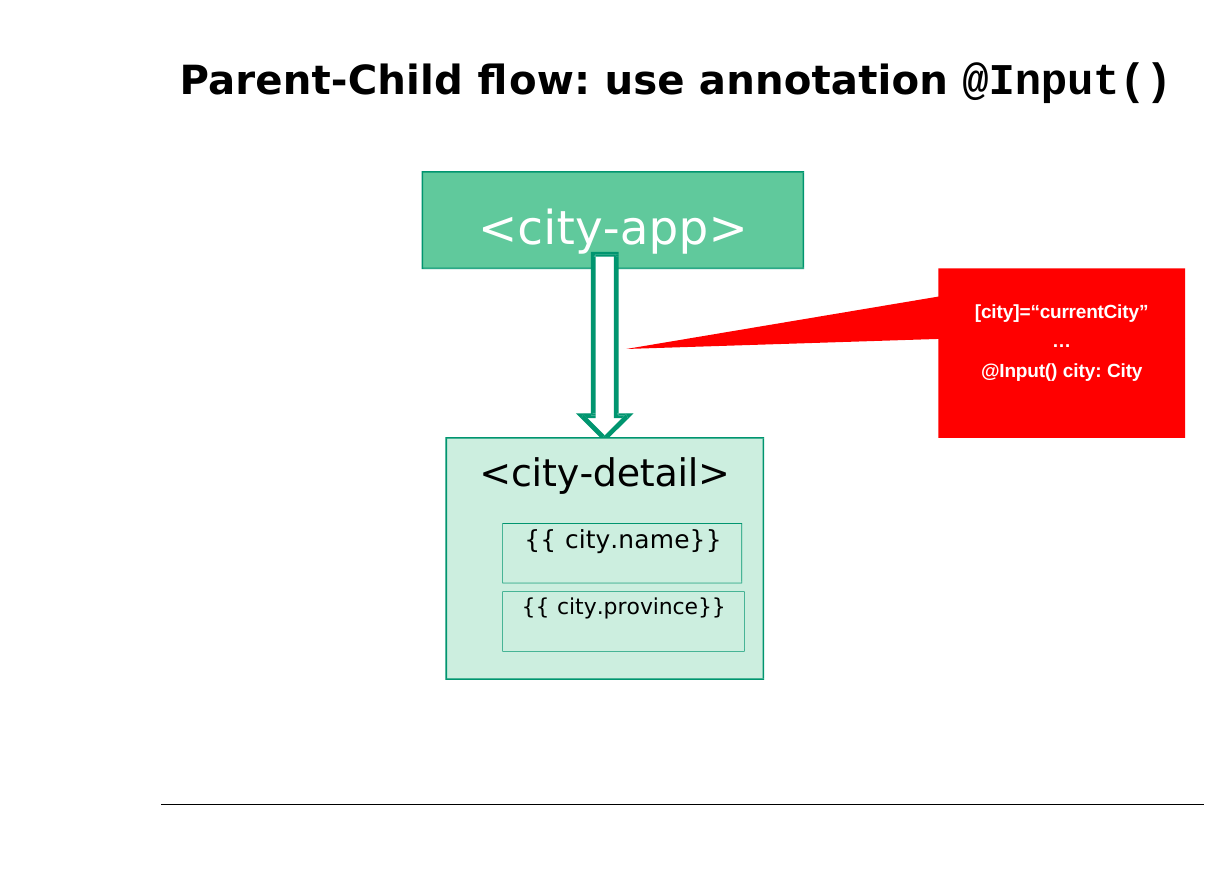
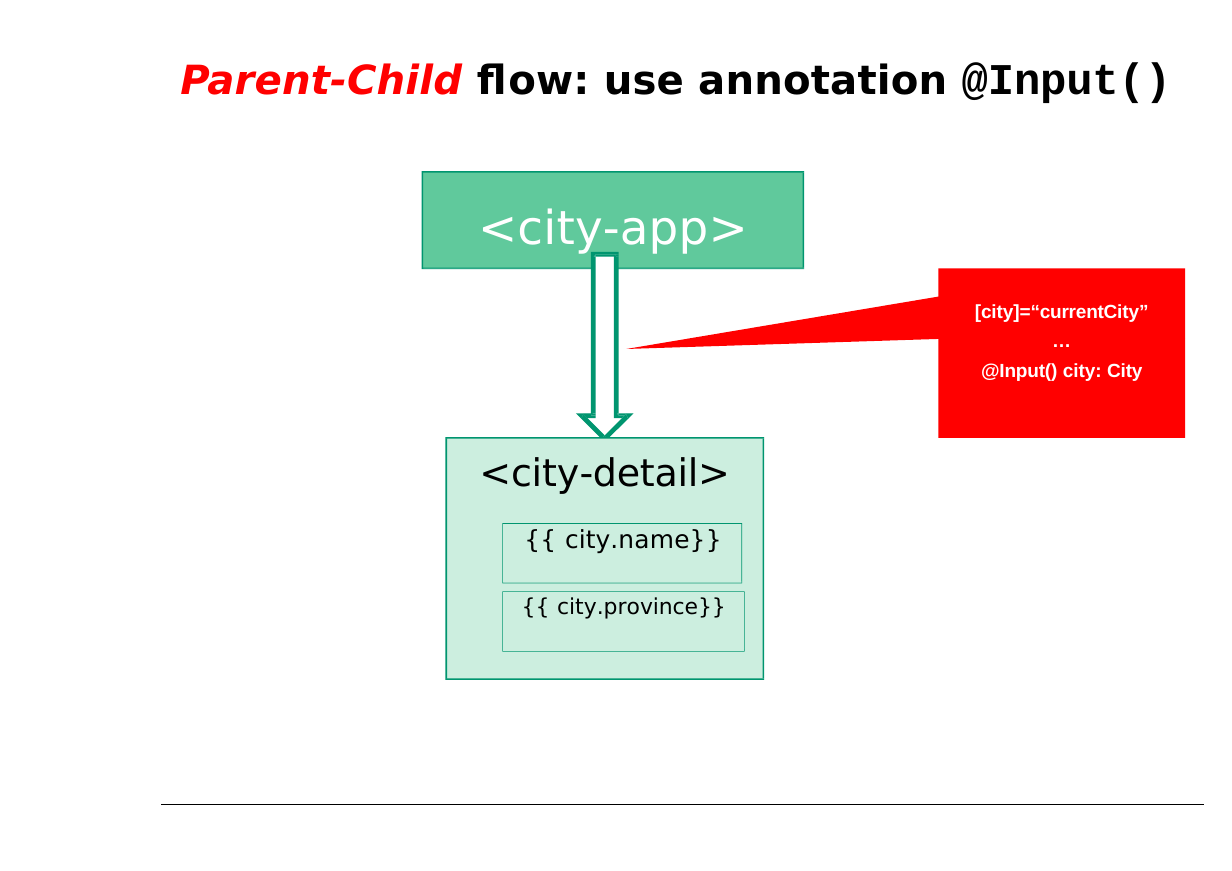
Before and after one commit to petereijgermans11/workshop-angular10, a slide deck: slide 15 of PPT/04- Angular Component Tree.pptx. Drawn at 1232x871 pixels with LibreOffice and Linux fonts; fonts in the diff are those of the drawing. Boxes give left, top, right and bottom in pixels: in the first picture for what was removed or moved away, otherwise in the second. Text is boxed around its words. In the diff, an @@ line names an element or a change of style, - is before the commit and + after.

```diff
--- a/PPT/04- Angular Component Tree.pptx
+++ b/PPT/04- Angular Component Tree.pptx
@@ title "Parent-Child flow: use annotation @Input()" at bbox=[180, 63, 1171, 103]: text colour #000000 to #FF0000, italic on in "Parent-Child" @@
```
Also in this commit, not shown: 8 other slides changed, 1 slide added, 8 other files.
